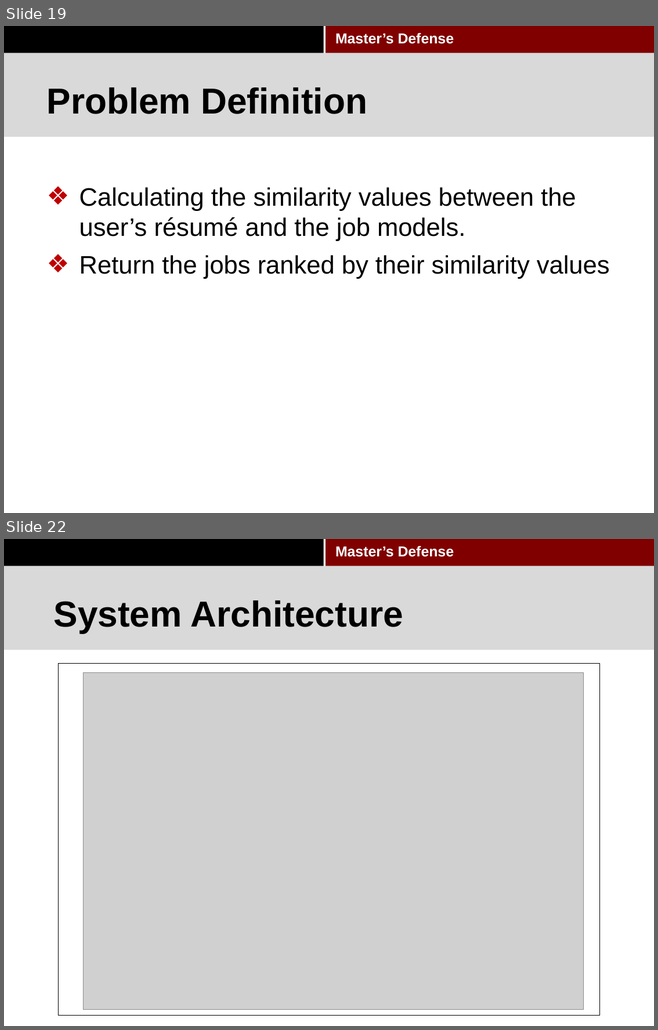
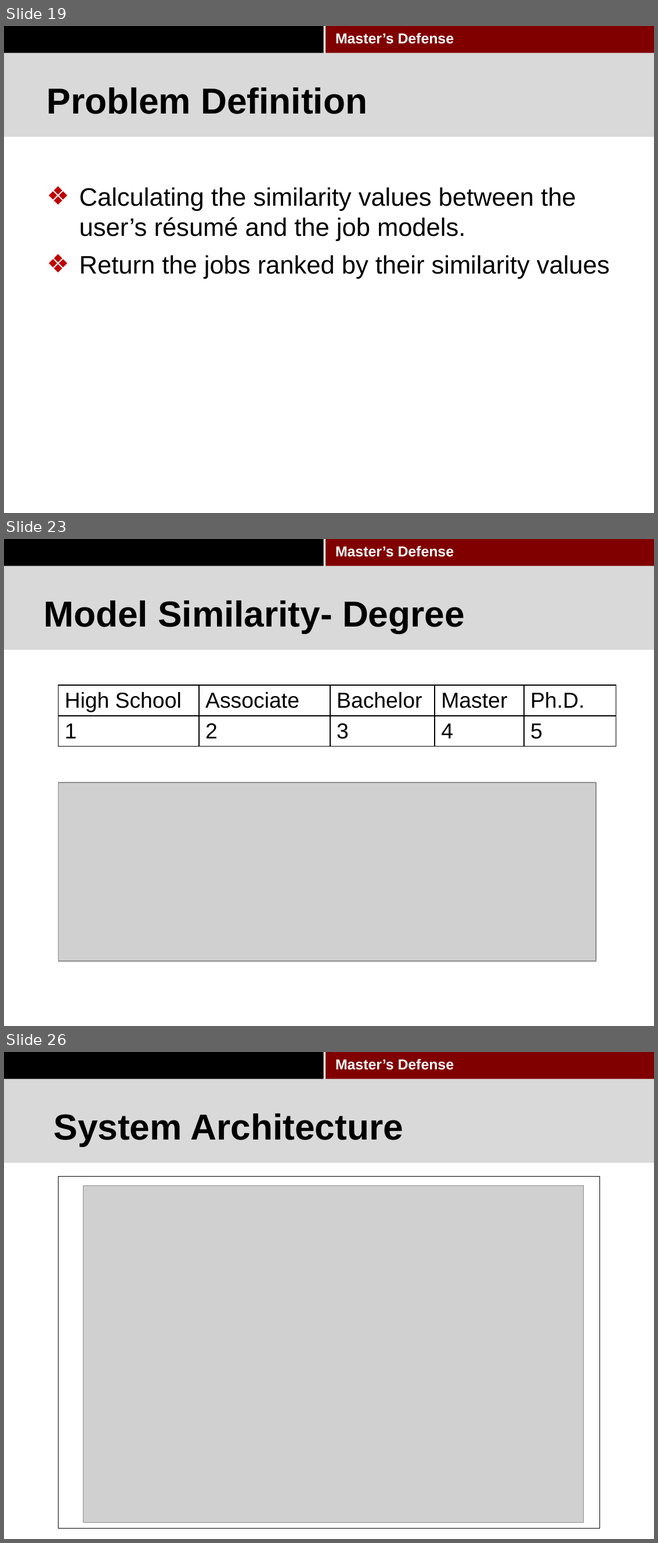
Before and after one commit to pkushiqiang/thesis, a slide deck: media/Master's thesis-2.pptx. Shown one above the other, each under a label of ours: slides 19 and 22 before the commit, slides 19, 23 and 26 after it; the slides between them are not shown. The pictures are 658x1030 and 658x1543 pixels, drawn with LibreOffice and Linux fonts; fonts in the diff are those of the drawing; grey boxes stand for pictures; background and template pictures are left out. Boxes give left, top, right and bottom in pixels: in the first picture for what was removed or moved away, otherwise in the second. Text is boxed around its words. In the diff, an @@ line names an element or a change of style, - is before the commit and + after.

```diff
--- a/media/Master's thesis-2.pptx
+++ b/media/Master's thesis-2.pptx
@@ slide 23 added at box(4, 539, 654, 1026), background #FFFFFF; not listed: 4 template elements that a slide beside it also shows @@
@@ title added at box(44, 600, 465, 633), 40 pt, text #000000, bold @@
+Model Similarity- Degree
@@ table added at box(58, 685, 616, 750), 2 rows, 5 columns @@
+High School | Associate | Bachelor | Master | Ph.D.
+1 | 2 | 3 | 4 | 5
@@ picture added at box(58, 783, 595, 961) @@
@@ what was slide 22 is now slide 26 @@
```
Also in this commit, not shown: 3 slides changed, 4 other slides added, 2 slides removed, 2 other files.
